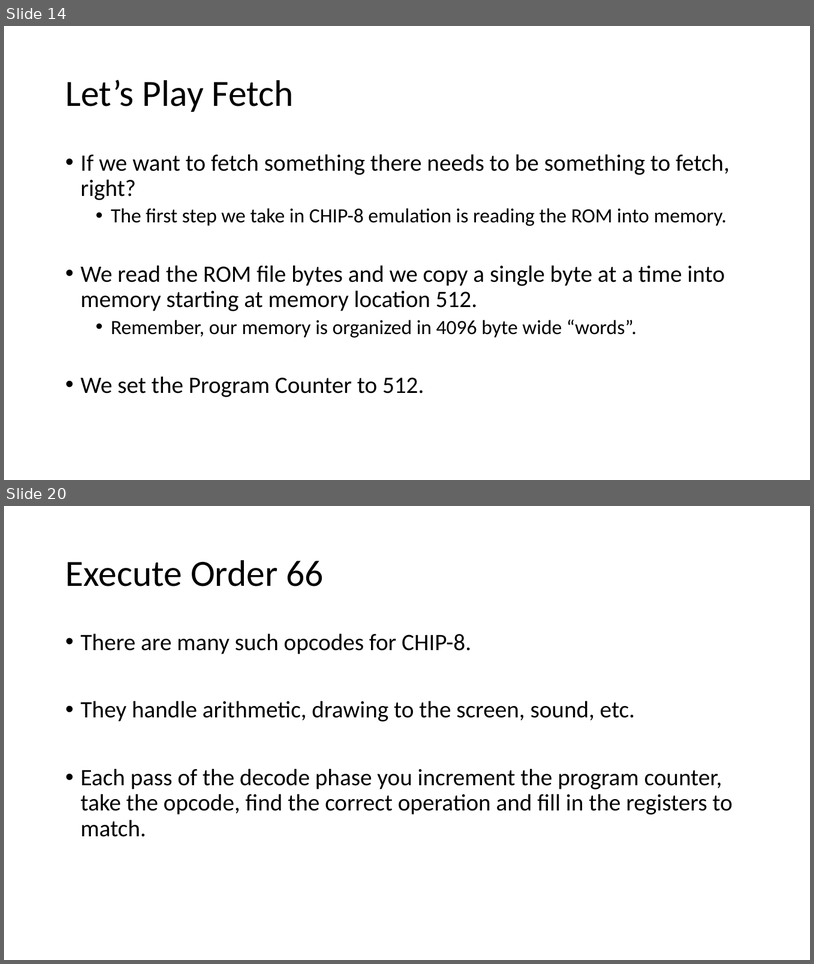
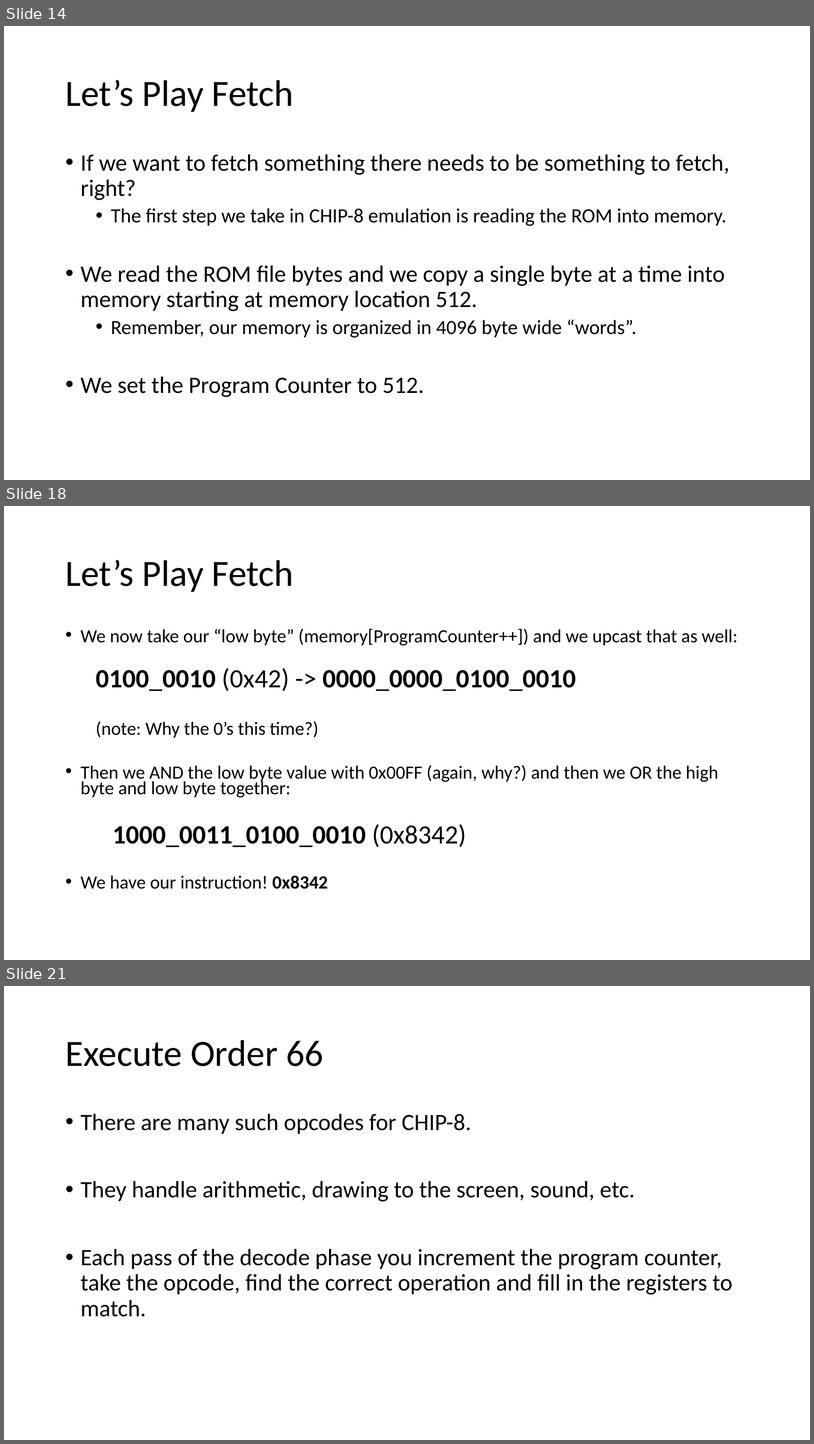
Before and after one commit to sfaria/CHIP-8-Emulator, a slide deck: Let’s Write an Emulator!.pptx. Shown one above the other, each under a label of ours: slides 14 and 20 before the commit, slides 14, 18 and 21 after it; the slides between them are not shown. The pictures are 814x964 and 814x1444 pixels, drawn with LibreOffice and Linux fonts; fonts in the diff are those of the drawing. Boxes give left, top, right and bottom in pixels: in the first picture for what was removed or moved away, otherwise in the second. Text is boxed around its words. In the diff, an @@ line names an element or a change of style, - is before the commit and + after.

```diff
--- a/Let’s Write an Emulator!.pptx
+++ b/Let’s Write an Emulator!.pptx
@@ slide 18 added at (4, 506, 810, 960), background #FFFFFF @@
@@ title added at (65, 560, 294, 592), 44 pt, text #000000 @@
+Let’s Play Fetch
@@ text added at (81, 628, 738, 889), 22.2 pt, text #000000 @@
+• We now take our “low byte” (memory[ProgramCounter++]) and we upcast that as well:
+  0100_0010 (0x42) -> 0000_0000_0100_0010
+  (note: Why the 0’s this time?)
+• Then we AND the low byte value with 0x00FF (again, why?) and then we OR the high byte and low byte together:
+  1000_0011_0100_0010 (0x8342)
+• We have our instruction! 0x8342
@@ what was slide 20 is now slide 21 @@
```
Also in this commit, not shown: 7 slides changed, 2 other slides added, 1 other file.
